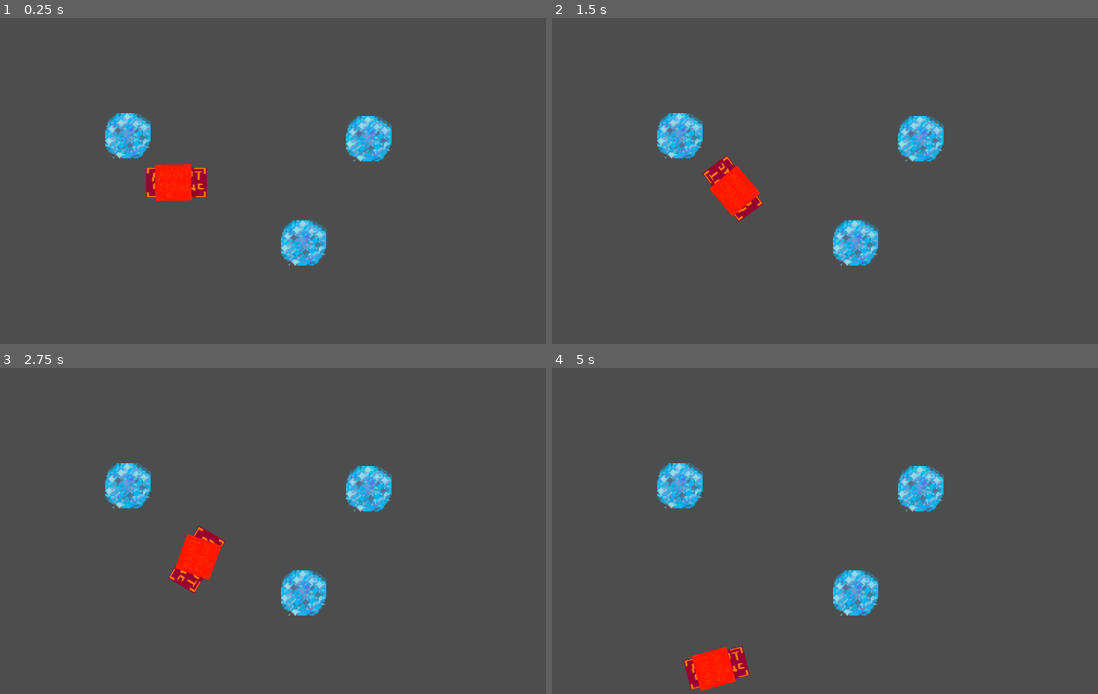
Above: before the commit, frames 1-4 (two rows, left to right).
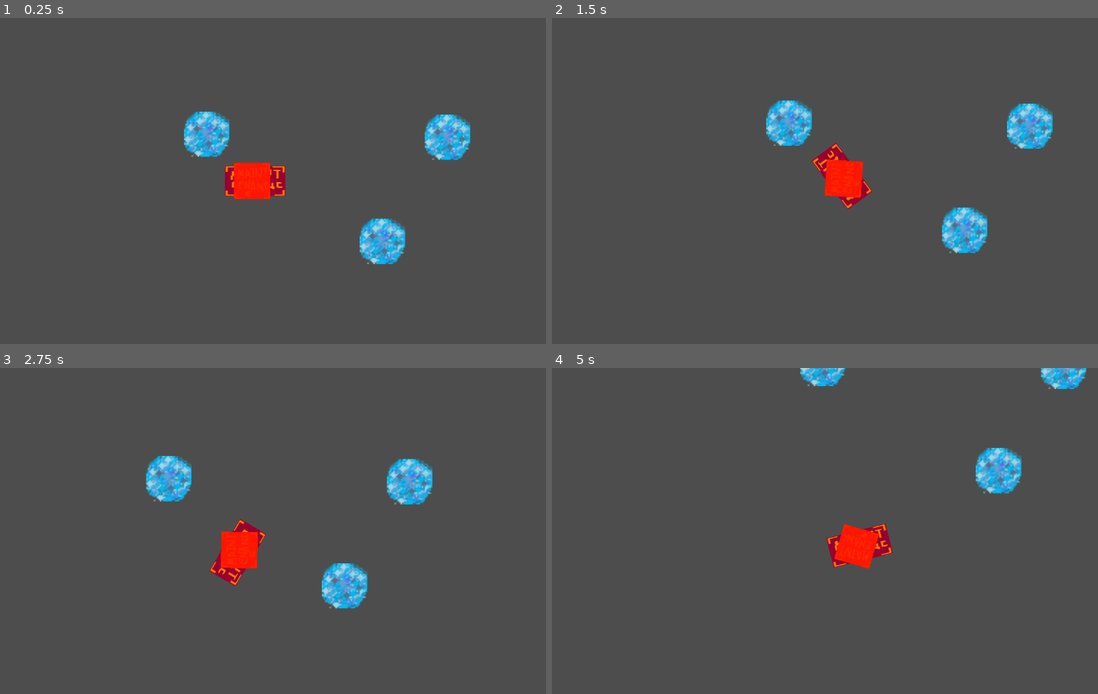
Above: after the commit, the same moments.

Repository: serbel324/GameAboutTank
Game: Godot game, scene res://Maps/TabulaRasa.tscn
The game is run twice, just before and just after one commit, with the same random seed, the same clock (stepped at 60 frames per second) and the same inputs.
Inputs (mouse positions are in pixels of both pictures, inside the frame that each line leads up to):
- Up to frame 1 (0.25 s): no input
- Up to frame 2 (1.5 s): tap Enter at 0.5 s; move the mouse to (934, 164) at 0.52 s; hold D (turn_right) 0.53-1.28 s; move the mouse to (688, 197) at 1.27 s; hold S (move_backward) from 1.28 s (still down)
- Up to frame 3 (2.75 s): move the mouse to (311, 459) at 2.02 s; release S (move_backward) at 2.03 s; hold D (turn_right) from 2.03 s (still down)
- Up to frame 4 (5 s): move the mouse to (775, 596) at 2.77 s; release D (turn_right) at 2.78 s; hold W (move_forward) 2.78-3.53 s; move the mouse to (983, 579) at 3.52 s; hold A (turn_left) from 3.53 s (still down); move the mouse to (633, 482) at 4.27 s

The runs differ from the first frame. In frame 1, 8.4% of the frame differs, in the area x 19-87%, y 28-76%; in frame 2, 8.4%, in the area x 19-92%, y 25-76%; in frame 3, 8.2%; in frame 4, 7.2%.

Commit message:
Add camera movement

Diff:
--- a/Maps/TabulaRasa.tscn
+++ b/Maps/TabulaRasa.tscn
@@ -1,12 +1,13 @@
 [gd_scene load_steps=3 format=3 uid="uid://cv3setsolh8l2"]
 
-[ext_resource type="PackedScene" uid="uid://bjpcrch5s06wk" path="res://Tank/Hull.tscn" id="1_rxp5m"]
+[ext_resource type="PackedScene" uid="uid://bjpcrch5s06wk" path="res://Tank/Tank.tscn" id="1_rxp5m"]
 [ext_resource type="PackedScene" uid="uid://c1ubajhcxy75j" path="res://Obstacles/Stone.tscn" id="2_e4q0f"]
 
 [node name="TabulaRasa" type="Node2D"]
 
 [node name="Tank" parent="." instance=ExtResource("1_rxp5m")]
 position = Vector2(281, 345)
+camera_view_distance = 0.1
 
 [node name="Stone" parent="." instance=ExtResource("2_e4q0f")]
 position = Vector2(365, 385)
@@ -17,6 +18,6 @@
 [node name="Stone3" parent="." instance=ExtResource("2_e4q0f")]
 position = Vector2(249, 314)
 
-[node name="Camera2D" type="Camera2D" parent="."]
+[node name="PlayerCamera" type="Camera2D" parent="."]
 position = Vector2(333, 344)
 zoom = Vector2(3, 3)
--- a/Tank/Hull.gd
+++ b/Tank/Tank.gd
@@ -9,24 +9,28 @@
 @export var backward_movement_speed : float = 30.0
 @export var hull_rotation_speed : float = 3.0
 @export var turret_position : Vector2 = Vector2.ZERO
+@export var camera_view_distance : float = 0.3
 
-@export var turret_scene: PackedScene = preload(
-		"res://Tank/Turret.tscn")
+@export var turret_scene: PackedScene = preload("res://Tank/Turret.tscn")
 
 var linear_movement : float = 0
 var angular_movement : float = 0
+var state : State
+var camera : Node2D = null
+var turret_socket : Node2D = null
 
-var physics_state : PhysicsDirectBodyState2D
-
-var state : State
 
 # Called when the node enters the scene tree for the first time.
 func _ready():
 	state = State.ALIVE
-	physics_state = PhysicsDirectBodyState2DExtension.new()
-	var turret_socket : Node2D = find_child("TurretSocket")
+
+	turret_socket = find_child("TurretSocket")
+	assert(turret_socket != null)
 	turret_socket.position = turret_position
 	turret_socket.add_child(turret_scene.instantiate())
+
+	camera = get_parent().find_child("PlayerCamera")
+	assert(camera != null)
 
 
 func process_input():
@@ -42,10 +46,14 @@
 		linear_movement = forward_movement * forward_movement_speed
 		angular_movement = (right_turn - left_turn) * hull_rotation_speed
 
+	var mouse_pos : Vector2 = get_viewport().get_mouse_position()
+	var screen_dimensions : Vector2 = get_viewport_rect().size
+	camera.position = (mouse_pos - screen_dimensions / 2) * camera_view_distance + position
 
 
 func state_alive(delta : float):
 	process_input()
+
 
 func _integrate_forces(physics_state : PhysicsDirectBodyState2D):
 	var direction : Vector2 = global_transform.basis_xform(Vector2.RIGHT)
--- a/Tank/Hull.tscn
+++ b/Tank/Tank.tscn
@@ -1,11 +1,11 @@
 [gd_scene load_steps=4 format=3 uid="uid://bjpcrch5s06wk"]
 
 [ext_resource type="Texture2D" uid="uid://b7betxt1mfvc4" path="res://Tank/Placeholder.png" id="1_lwwcr"]
-[ext_resource type="Script" path="res://Tank/Hull.gd" id="1_spwa5"]
+[ext_resource type="Script" path="res://Tank/Tank.gd" id="1_spwa5"]
 
 [sub_resource type="RectangleShape2D" id="RectangleShape2D_vp46g"]
 
-[node name="Hull" type="RigidBody2D"]
+[node name="Tank" type="RigidBody2D"]
 gravity_scale = 1.66533e-16
 script = ExtResource("1_spwa5")
 turret_position = Vector2(-2, 2.08165e-12)
